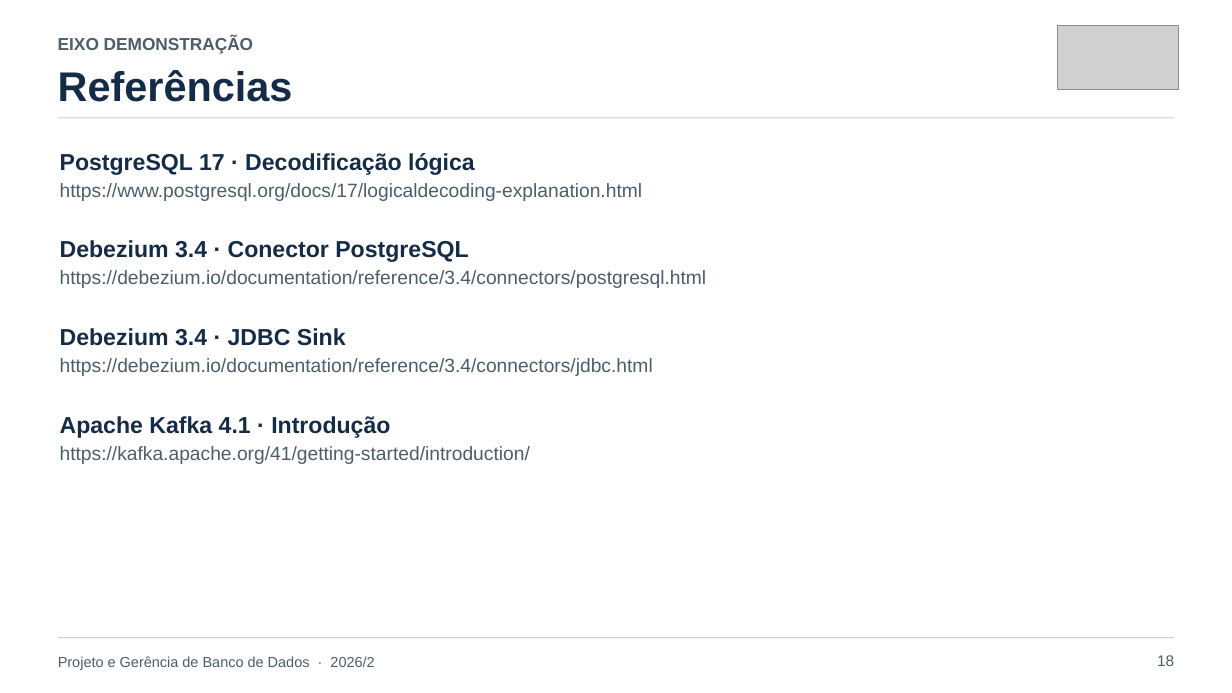
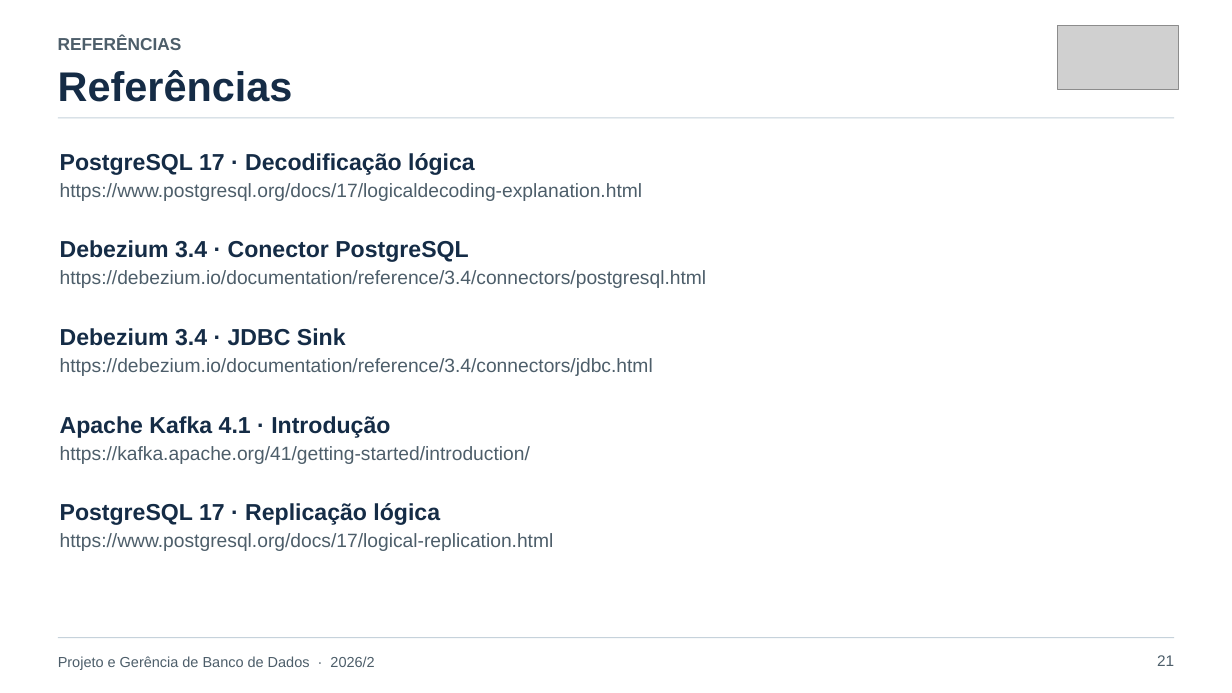
Before and after one commit to lucassbertol/debezium-pgbd, a slide deck: slide 21 of apresentacao/CDC-com-Debezium-e-PostgreSQL-alinhado.pptx (slide 18 before the commit). Drawn at 1232x693 pixels with LibreOffice and Linux fonts; fonts in the diff are those of the drawing; grey boxes stand for pictures. Boxes give left, top, right and bottom in pixels: in the first picture for what was removed or moved away, otherwise in the second. Text is boxed around its words. In the diff, an @@ line names an element or a change of style, - is before the commit and + after.

```diff
--- a/apresentacao/CDC-com-Debezium-e-PostgreSQL-alinhado.pptx
+++ b/apresentacao/CDC-com-Debezium-e-PostgreSQL-alinhado.pptx
@@ text at [58,36,182,50]: text changed @@
-EIXO DEMONSTRAÇÃO
+REFERÊNCIAS
@@ text added at [60,503,440,525], 18 pt, text #152C46, bold @@
+PostgreSQL 17 · Replicação lógica
@@ text added at [60,533,554,551], 15 pt, text #4D5E6A @@
+https://www.postgresql.org/docs/17/logical-replication.html
@@ text at [1157,655,1174,666]: text changed @@
-18
+21
```
Also in this commit, not shown: 15 other slides changed, 3 slides added, 11 other files.
